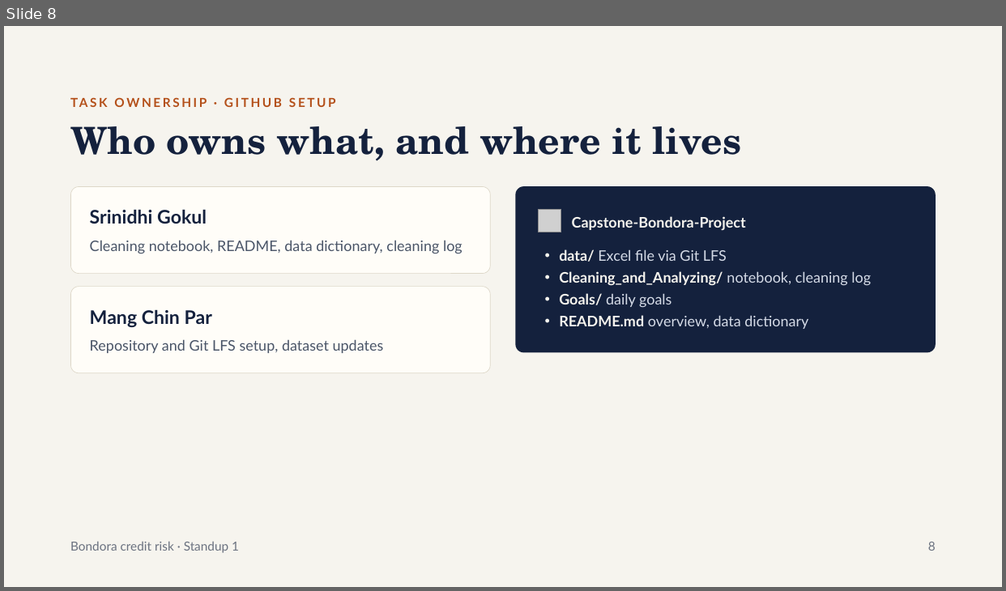
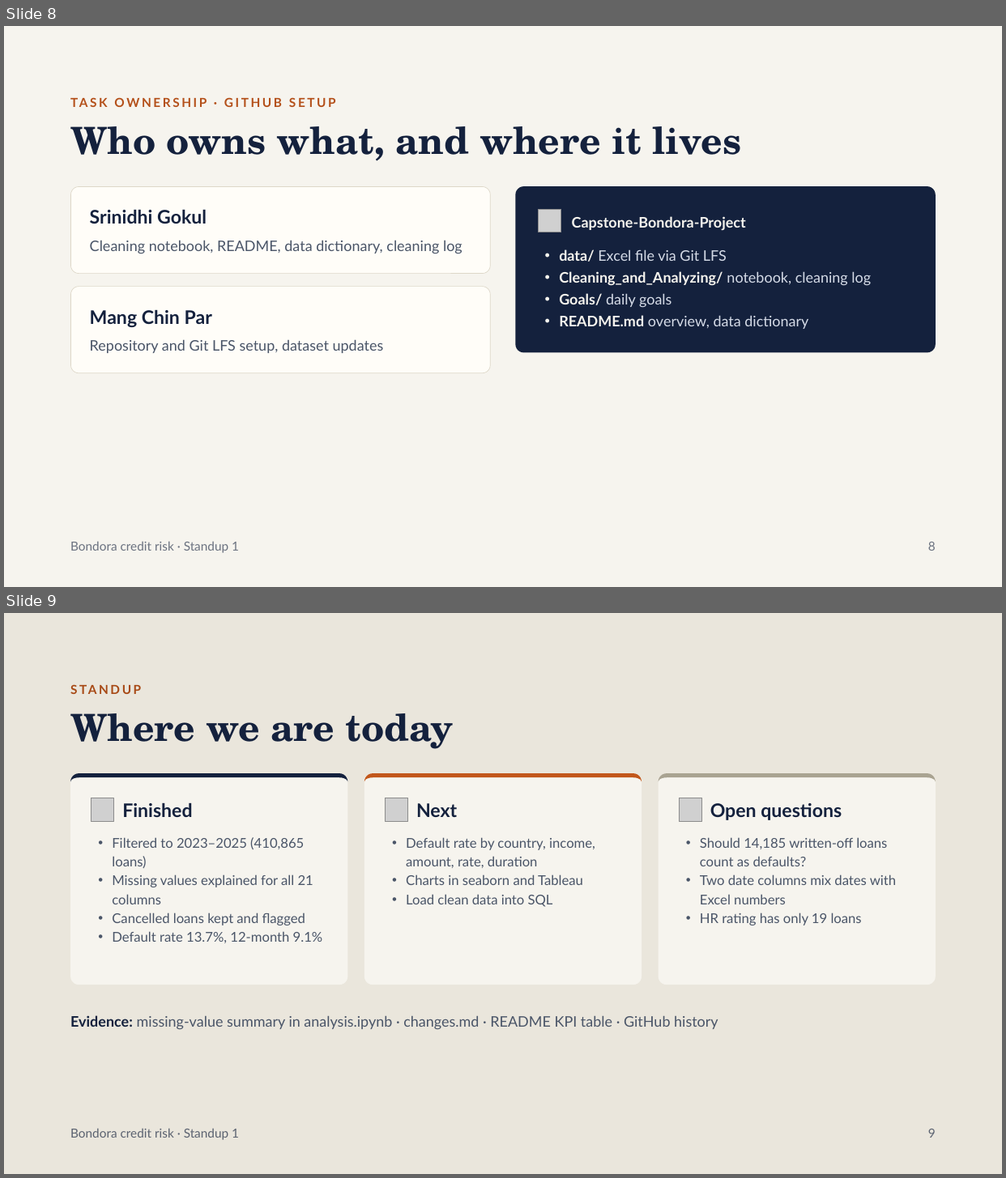
Before and after one commit to chinmang3-ui/Capstone-Bondora-Project, a slide deck: Bondora Credit Risk – Standup 1.pptx. Shown one above the other, each under a label of ours: slide 8 before the commit, slides 8 and 9 after it. The pictures are 1006x591 and 1006x1178 pixels, drawn with LibreOffice and Linux fonts; fonts in the diff are those of the drawing; grey boxes stand for pictures. Boxes give left, top, right and bottom in pixels: in the first picture for what was removed or moved away, otherwise in the second. Text is boxed around its words. In the diff, an @@ line names an element or a change of style, - is before the commit and + after.

```diff
--- a/Bondora Credit Risk – Standup 1.pptx
+++ b/Bondora Credit Risk – Standup 1.pptx
@@ slide 9 added at [4,613,1002,1174], background #EAE6DC @@
@@ text added at [70,679,961,699], 12 pt, text #A84A16, bold @@
+STANDUP
@@ title added at [70,713,454,749], 36 pt, text #14213D, bold @@
+Where we are today
@@ rounded rectangle added at [70,773,347,985], fill #F6F4EE @@
@@ freeform shape added at [70,773,347,985], fill #14213D @@
@@ rounded rectangle added at [364,773,641,985], fill #F6F4EE @@
@@ freeform shape added at [364,773,641,985], fill #C2571B @@
@@ rounded rectangle added at [658,773,936,985], fill #F6F4EE @@
@@ freeform shape added at [658,773,936,985], fill #A9A391 @@
@@ picture added at [91,798,115,822] @@
@@ text added at [122,803,192,817], 18 pt, text #14213D, bold @@
+Finished
@@ picture added at [385,798,408,822] @@
@@ text added at [416,803,457,817], 18 pt, text #14213D, bold @@
+Next
@@ picture added at [680,798,702,822] @@
@@ text added at [710,803,842,820], 18 pt, text #14213D, bold @@
+Open questions
@@ text added at [112,837,323,943], 13 pt, text #4A5568 @@
+• Filtered to 2023–2025 (410,865 loans)
+• Missing values explained for all 21 columns
+• Cancelled loans kept and flagged
+• Default rate 13.7%, 12-month 9.1%
@@ text added at [406,837,595,907], 13 pt, text #4A5568 @@
+• Default rate by country, income, amount, rate, duration
+• Charts in seaborn and Tableau
+• Load clean data into SQL
@@ text added at [700,837,896,926], 13 pt, text #4A5568 @@
+• Should 14,185 written-off loans count as defaults?
+• Two date columns mix dates with Excel numbers
+• HR rating has only 19 loans
@@ text added at [70,1016,718,1029], 14 pt, text #4A5568 @@
+Evidence: missing-value summary in analysis.ipynb · changes.md · README KPI table · GitHub history
@@ text added at [70,1128,239,1140], 12 pt, text #5B6270 @@
+Bondora credit risk · Standup 1
@@ text added at [928,1129,936,1138], 12 pt, text #5B6270 @@
+9
```
Also in this commit, not shown: 5 slides changed, 1 other slide added, 2 slides removed, 1 other file.
